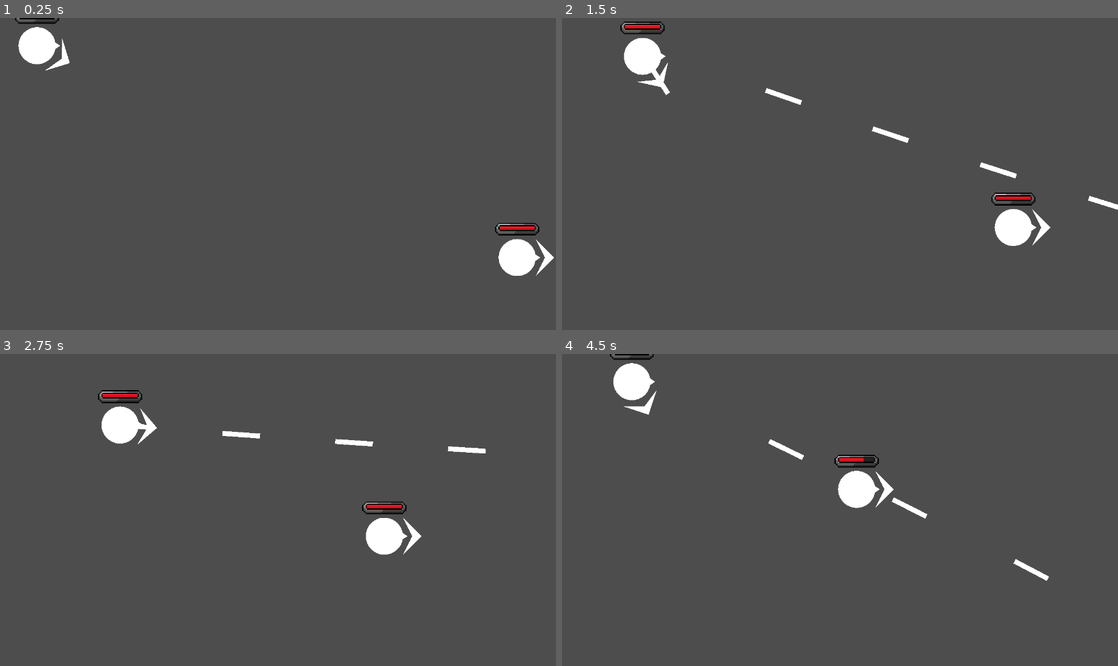
Above: before the commit, frames 1-4 (two rows, left to right).
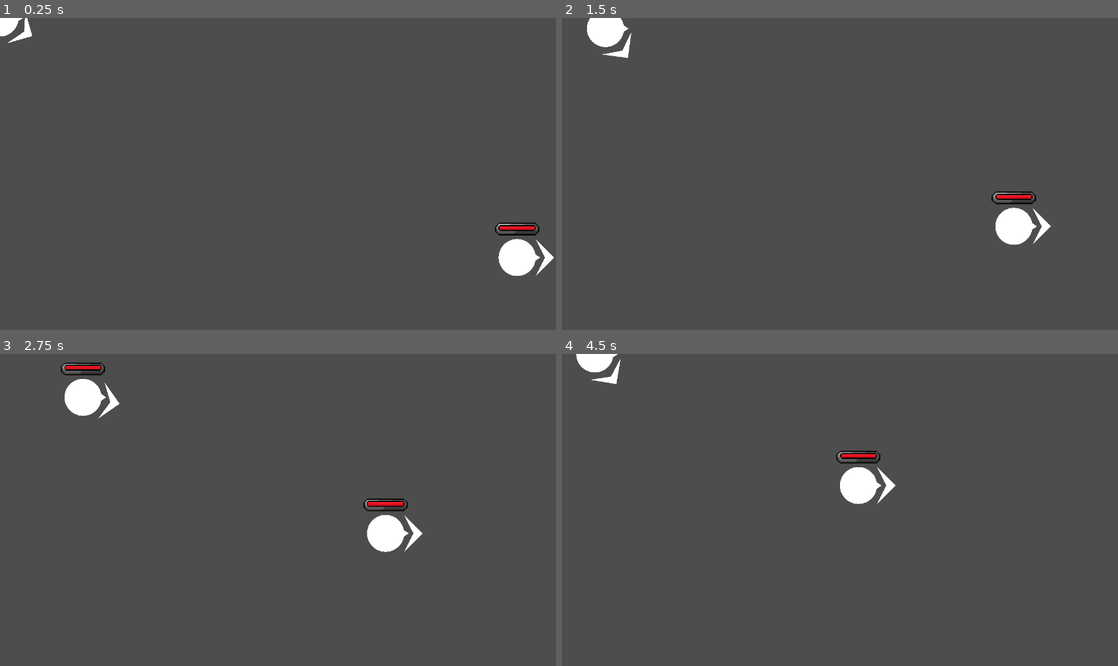
Above: after the commit, the same moments.

Repository: morie197/party_paranoia
Game: Godot game, scene res://testing_scene.tscn
Two runs of this game, one before a commit and one after it. Both use one fixed random seed, a clock stepped at 60 frames per second and the inputs below.
Inputs (mouse positions are in pixels of both pictures, inside the frame that each line leads up to):
- Up to frame 1 (0.25 s): no input
- Up to frame 2 (1.5 s): move the mouse to (962, 158) at 0.52 s; press the mouse at (962, 158) at 0.53 s; hold D (right) 0.53-1.28 s; move the mouse to (728, 189) at 1.27 s; release the mouse at (728, 189) at 1.28 s; hold S (down) from 1.28 s (still down); click (728, 189) at 1.35 s
- Up to frame 3 (2.75 s): move the mouse to (333, 441) at 2.02 s; release S (down) at 2.03 s; press the mouse at (333, 441) at 2.03 s; hold D (right) from 2.03 s (still down); right-click (333, 441) at 2.1 s
- Up to frame 4 (4.5 s): move the mouse to (812, 572) at 2.77 s; release D (right) at 2.78 s; release the mouse at (812, 572) at 2.78 s; hold W (up) 2.78-3.53 s; click (812, 572) at 2.85 s; move the mouse to (1006, 556) at 3.52 s; press the mouse at (1006, 556) at 3.53 s; hold A (left) from 3.53 s (still down); move the mouse to (673, 463) at 4.27 s; release the mouse at (673, 463) at 4.28 s; right-click (673, 463) at 4.35 s

The runs differ from the first frame. In frame 1, 1.0% of the frame differs, in the area x 0-97%, y 0-83%; in frame 2, 2.4%; in frame 3, 2.9%, in the area x 10-88%, y 2-65%; in frame 4, 2.2%.

Commit message:
[Add] Melee attacks

Diff:
--- /dev/null
+++ b/character_melee_attack.gd
@@ -0,0 +1,57 @@
+extends Area2D
+
+@export var attack_cooldown: float = 0.4
+@export var attack_damage: float = 8
+
+var current_attack_cooldown: float = 0
+
+var shooter: Character
+
+var targets: Array[Character]
+
+var queud_attack: int = 0
+
+# Called when the node enters the scene tree for the first time.
+func _ready():
+	body_entered.connect(_new_target)
+	body_exited.connect(_remove_target)
+
+# Called every frame. 'delta' is the elapsed time since the previous frame.
+func _process(delta):
+	if current_attack_cooldown > 0:
+		current_attack_cooldown -= delta
+
+func _physics_process(delta):
+	if queud_attack > 0:
+		queud_attack -= 1
+	if queud_attack == 1:
+		print("Attacked")
+		for character in targets:
+			print("Damaged enemy!")
+			character.damage(attack_damage, shooter)
+
+func _new_target(body):
+	if body is Character:
+		var character = body as Character
+		if character.ally != shooter.ally:
+			if not targets.has(character):
+				targets.append(character)
+
+func _remove_target(body):
+	if body is Character:
+		var character = body as Character
+		if targets.has(character):
+			targets.erase(character)
+
+func attack():
+	if not current_attack_cooldown <= 0:
+		return
+
+	if not shooter:
+		return
+
+	current_attack_cooldown = attack_cooldown
+
+	look_at(GameManager.mouse_pos)
+
+	queud_attack = 2
--- a/testing_scene.tscn
+++ b/testing_scene.tscn
@@ -1,8 +1,8 @@
 [gd_scene format=3 uid="uid://huqox1hkg73g"]
 
 [ext_resource type="Script" uid="uid://cj1wf602ob7tw" path="res://battle_manager.gd" id="1_j6xku"]
-[ext_resource type="PackedScene" uid="uid://csobhijpiws8k" path="res://player_archer.tscn" id="1_k6s54"]
 [ext_resource type="PackedScene" uid="uid://b8vkidbd1vvgm" path="res://small_enemy.tscn" id="2_7tmfp"]
+[ext_resource type="PackedScene" uid="uid://sgwgiv4jxgcl" path="res://warrior.tscn" id="3_j6xku"]
 
 [sub_resource type="NavigationPolygon" id="NavigationPolygon_h5qqk"]
 vertices = PackedVector2Array(2286.6172, 1294.1719, -229.57031, 1341.7891, -166.39063, -182.32031, 2389.289, -269.6328)
@@ -12,11 +12,10 @@
 [node name="Testing Scene" type="Node2D" unique_id=421939933]
 script = ExtResource("1_j6xku")
 
-[node name="PlayerArcher" parent="." unique_id=882159276 instance=ExtResource("1_k6s54")]
-position = Vector2(32, 24)
-
 [node name="SmallEnemy" parent="." unique_id=1235497243 instance=ExtResource("2_7tmfp")]
 position = Vector2(448, 208)
 
 [node name="BattleNavigation" type="NavigationRegion2D" parent="." unique_id=1889172775]
 navigation_polygon = SubResource("NavigationPolygon_h5qqk")
+
+[node name="PlayerArcher" parent="." unique_id=882159276 instance=ExtResource("3_j6xku")]
--- /dev/null
+++ b/warrior.tscn
@@ -0,0 +1,83 @@
+[gd_scene format=3 uid="uid://sgwgiv4jxgcl"]
+
+[ext_resource type="Script" uid="uid://c6883obyp1ilb" path="res://character.gd" id="1_c5i84"]
+[ext_resource type="Script" uid="uid://chdaesq4yyh0h" path="res://character_move.gd" id="2_6rioa"]
+[ext_resource type="Script" uid="uid://cictflrbxlmv3" path="res://player_input.gd" id="5_ofo6i"]
+[ext_resource type="Script" uid="uid://c15iunfn6p2qk" path="res://character_health.gd" id="6_0w1sp"]
+[ext_resource type="Script" uid="uid://3vpk7ho4jj33" path="res://character_melee_attack.gd" id="7_b3obm"]
+[ext_resource type="PackedScene" uid="uid://cd1f3cufc3x8p" path="res://character_hp_bar.tscn" id="7_sbkwi"]
+[ext_resource type="Script" uid="uid://b0vxrdxqpajqr" path="res://character_block.gd" id="8_0ffui"]
+
+[sub_resource type="SphereMesh" id="SphereMesh_h5qqk"]
+radius = 1.0
+height = 2.0
+
+[sub_resource type="PrismMesh" id="PrismMesh_h5qqk"]
+
+[sub_resource type="CircleShape2D" id="CircleShape2D_h5qqk"]
+radius = 16.0
+
+[sub_resource type="CircleShape2D" id="CircleShape2D_sgtvy"]
+radius = 32.0
+
+[sub_resource type="CapsuleShape2D" id="CapsuleShape2D_h5qqk"]
+radius = 16.0
+height = 64.0
+
+[node name="PlayerArcher" type="CharacterBody2D" unique_id=882159276 node_paths=PackedStringArray("movement_input_controller", "direction_controller", "attack_input_controller", "character_move", "character_attack", "character_aim_visuals", "character_health", "character_health_bar", "character_block")]
+script = ExtResource("1_c5i84")
+movement_input_controller = NodePath("PlayerInput")
+direction_controller = NodePath("PlayerInput")
+attack_input_controller = NodePath("PlayerInput")
+character_move = NodePath("CharacterMove")
+character_attack = NodePath("CharacterMeleeAttack")
+character_aim_visuals = NodePath("AimVisuals")
+character_health = NodePath("CharacterHealth")
+character_health_bar = NodePath("CharacterHPBar")
+character_block = NodePath("CharacterBlock")
+character_role = "Archer"
+
+[node name="CharacterVisuals" type="Node2D" parent="." unique_id=268260858]
+
+[node name="MeshInstance2D" type="MeshInstance2D" parent="CharacterVisuals" unique_id=1661056562]
+scale = Vector2(16.018143, 16)
+mesh = SubResource("SphereMesh_h5qqk")
+
+[node name="MeshInstance2D2" type="MeshInstance2D" parent="CharacterVisuals" unique_id=1219332382]
+position = Vector2(8, 0)
+rotation = -1.5707964
+scale = Vector2(32, 24)
+mesh = SubResource("PrismMesh_h5qqk")
+
+[node name="CharacterMove" type="Node" parent="." unique_id=1845476671]
+script = ExtResource("2_6rioa")
+
+[node name="PlayerCollision" type="CollisionShape2D" parent="." unique_id=1436767257]
+shape = SubResource("CircleShape2D_h5qqk")
+
+[node name="PlayerInput" type="Node2D" parent="." unique_id=826694354]
+script = ExtResource("5_ofo6i")
+metadata/_custom_type_script = "uid://cictflrbxlmv3"
+
+[node name="AimVisuals" type="Node2D" parent="." unique_id=990575795]
+
+[node name="Polygon2D" type="Polygon2D" parent="AimVisuals" unique_id=1787561655]
+polygon = PackedVector2Array(16, -16, 32, 0, 16, 16, 24, 0)
+
+[node name="CharacterHealth" type="Node" parent="." unique_id=1527748649]
+script = ExtResource("6_0w1sp")
+
+[node name="CharacterHPBar" parent="." unique_id=361129362 instance=ExtResource("7_sbkwi")]
+
+[node name="CharacterBlock" type="Area2D" parent="." unique_id=1935040815]
+script = ExtResource("8_0ffui")
+
+[node name="CollisionShape2D" type="CollisionShape2D" parent="CharacterBlock" unique_id=1558963342]
+shape = SubResource("CircleShape2D_sgtvy")
+
+[node name="CharacterMeleeAttack" type="Area2D" parent="." unique_id=1790224032]
+script = ExtResource("7_b3obm")
+
+[node name="CollisionShape2D" type="CollisionShape2D" parent="CharacterMeleeAttack" unique_id=765721458]
+position = Vector2(40, 0)
+shape = SubResource("CapsuleShape2D_h5qqk")
Not shown, added: character_melee_attack.gd.uid
